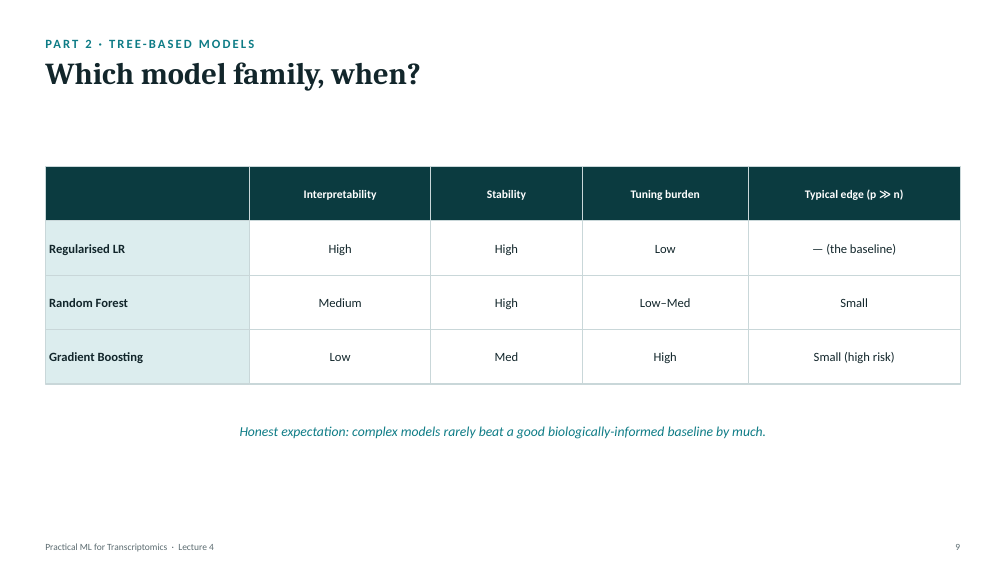
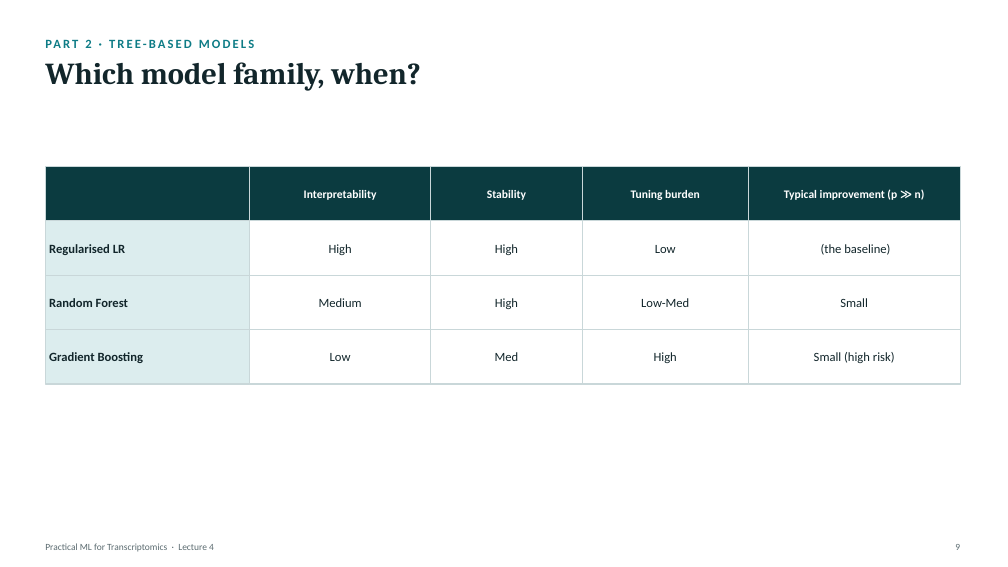
Before and after one commit to zhanyinx/ml26, a slide deck: slide 9 of lessons/lesson04_model_validation/theory/slides/Lecture4 - Model Improvement, Validation, and Interpretation.pptx. Drawn at 1008x567 pixels with LibreOffice and Linux fonts; fonts in the diff are those of the drawing. Boxes give left, top, right and bottom in pixels: in the first picture for what was removed or moved away, otherwise in the second. Text is boxed around its words. In the diff, an @@ line names an element or a change of style, - is before the commit and + after.

```diff
--- a/lessons/lesson04_model_validation/theory/slides/Lecture4 - Model Improvement, Validation, and Interpretation.pptx
+++ b/lessons/lesson04_model_validation/theory/slides/Lecture4 - Model Improvement, Validation, and Interpretation.pptx
@@ text at <box>784,189,925,200</box>: text changed @@
-Typical edge (p ≫ n)
+Typical improvement (p ≫ n)
@@ text at <box>821,244,890,255</box>: text changed @@
-— (the baseline)
+(the baseline)
@@ text at <box>641,298,689,307</box>: text changed @@
-Low–Med
+Low-Med
@@ text removed at <box>240,426,766,439</box> @@
-Honest expectation: complex models rarely beat a good biologically-informed baseline by much.
```
Also in this commit, not shown: 18 other slides changed, 4 slides added, 4 slides removed.
